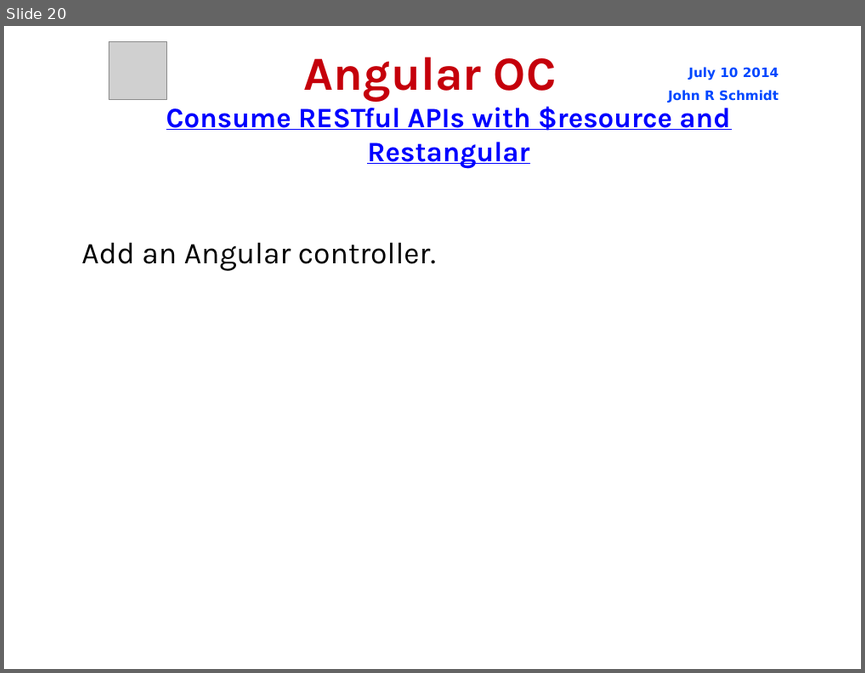
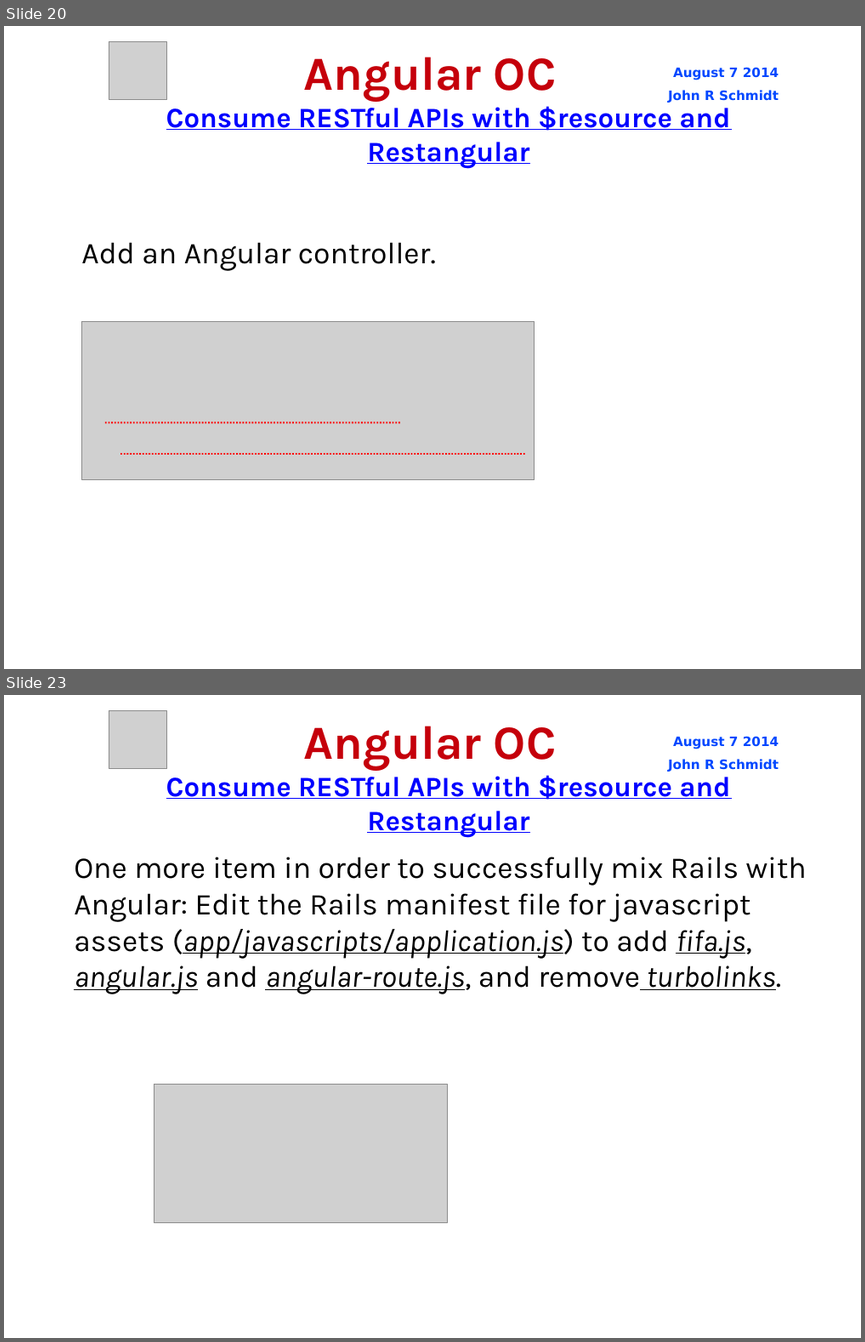
Before and after one commit to jrschmidt/fifa-angular-rest-demo, a slide deck: fifa.odp. Shown one above the other, each under a label of ours: slide 20 before the commit, slides 20 and 23 after it; the slides between them are not shown. The pictures are 865x673 and 865x1342 pixels, drawn with LibreOffice and Linux fonts; fonts in the diff are those of the drawing; grey boxes stand for pictures; background and template pictures are left out. Boxes give left, top, right and bottom in pixels: in the first picture for what was removed or moved away, otherwise in the second. Text is boxed around its words. In the diff, an @@ line names an element or a change of style, - is before the commit and + after.

Commit message:
working angular app inside a rails app

```diff
--- a/fifa.odp
+++ b/fifa.odp
@@ slide 23 added at (4,695,861,1338), background picture (left out) @@
@@ picture added at (109,710,167,768) @@
@@ title added at (304,726,556,771), 44 pt, text #C5000B, bold @@
+Angular OC
@@ text added at (668,736,778,771), 12 pt, text #0047FF, bold @@
+August 7 2014
+John R Schmidt
@@ text added at (166,771,730,837), 26 pt, text #0000FF, bold, underline @@
+Consume RESTful APIs with $resource and Restangular
@@ subtitle added at (74,857,806,994), 28 pt, text #000000 @@
+One more item in order to successfully mix Rails with Angular: Edit the Rails manifest file for javascript assets (app/javascripts/application.js) to add fifa.js, angular.js and angular-route.js, and remove turbolinks.
@@ picture added at (154,1083,447,1222) @@
@@ slide 20 changed as well @@
@@ text at (673,67,778,80): text changed @@
-July 10 2014
+August 7 2014
@@ picture added at (81,322,534,479) @@
@@ line added from (105, 422) to (400, 422), #FF0000 1.45 pt @@
@@ line added from (120, 454) to (525, 454), #FF0000 1.45 pt @@
```
Also in this commit, not shown: 22 other slides changed, 4 other slides added, 16 other files.
